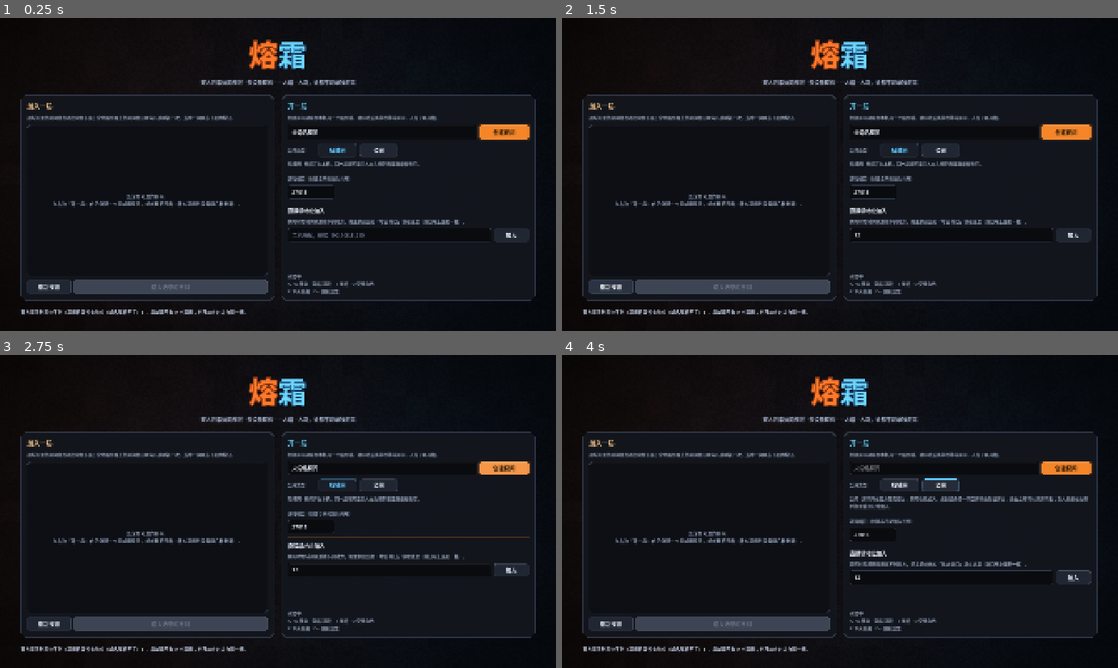
Above: before the commit, frames 1-4 (two rows, left to right).
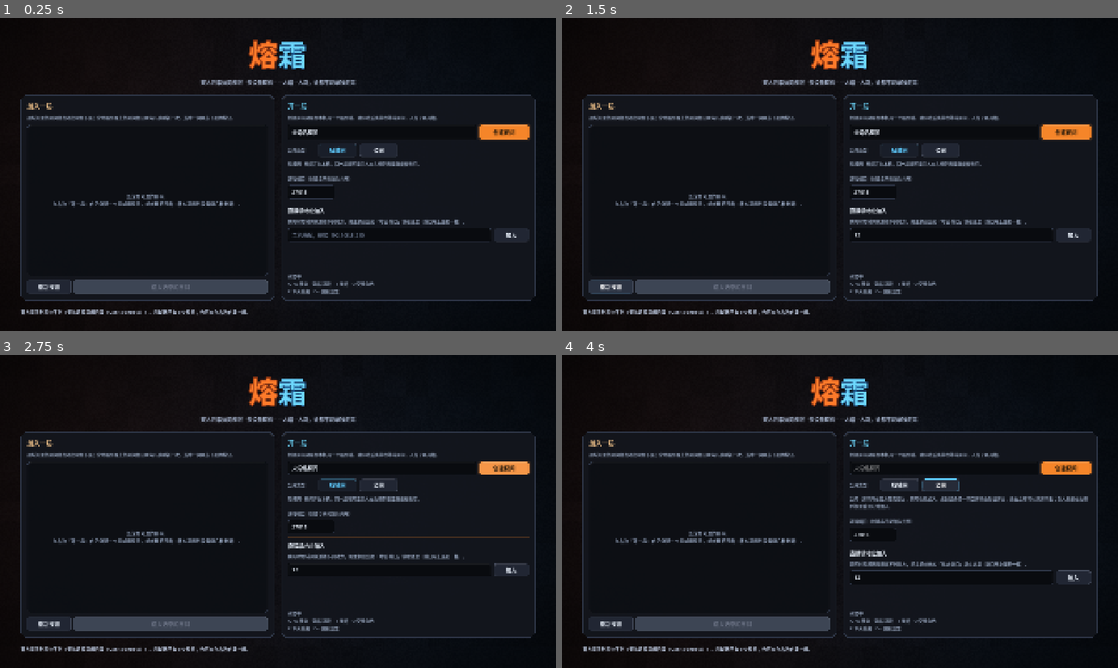
Above: after the commit, the same moments.

Repository: TCOTC/Moltenfrost
Game: Godot game, scene res://scenes/main.tscn
The game is run twice, just before and just after one commit, with the same random seed, the same clock (stepped at 60 frames per second) and the same inputs.
Inputs (mouse positions are in pixels of both pictures, inside the frame that each line leads up to):
- Up to frame 1 (0.25 s): no input
- Up to frame 2 (1.5 s): click (951, 233) at 0.52 s; type "12" at 0.6 s; click "重新探测" at 1.25 s
- Up to frame 3 (2.75 s): click "创建房间" at 2 s
- Up to frame 4 (4 s): click "局域网" at 2.75 s; click "公网" at 3.5 s

The runs differ from the first frame. In frame 1, 0.3% of the frame differs, in the area x 12-45%, y 93-95%; in frame 2, 0.3%; in frame 3, 0.3%; in frame 4, 0.3%.

Commit message:
改客户端拉目录的地址为 IP：腾讯云会拦截发往未备案域名的 HTTP
真机上又查到一层：**同一个 URL 只换主机名，结果完全不同**（实测 2026-09-30）：

  GET  http://<域名>:27017/rooms      → 302 到
                                        https://dnspod.qcloud.com/static/webblock.html?d=<域名>:27017
  GET  http://106.52.118.93:27017/rooms → 200，正常 JSON
  POST http://<域名>:27017/rooms/claim  → 200（这一次没被拦，但不能指望它）

那个 302 的落点是一页 16780 字节的 HTML，而 Godot 的 HTTPRequest 会跟着重定向，
于是拿 HTML 去 JSON.parse_string，**列表永远拉不到**。日志里是
「房间目录返回的内容看不懂（16780 字节：<!DOCTYPE html>…）」。

这条特别难查：服务活着、安全组也开着、curl 从服务器本机查 127.0.0.1 完全正常，
只有"从公网经域名发 HTTP"被拦——而现象（列表拉不到）与"目录挂了"长得一样。
缺的那一步是"换一个变量再试"。

改动：

- config/product.cfg 与 product_config.gd 的默认值都改成 EIP，并把这条实测写进注释。
  **HTTP 用 IP、UDP 用域名**（服务端的 --advertise 不变）：UDP 不是 HTTP，
  不受这条拦截影响，实测连得上、RTT 21 ms，而域名在换机器时更稳。
  official_host 只用于 official_directory_url()，房间地址来自目录列表，因此这个改动
  不碰任何 UDP 路径。
- check-server.mjs：目录 HTTP 的地址改为**从 config/product.cfg 读**
  （与客户端同一个来源，加 --directory-host 可覆盖），连房间仍用 --advertise。
  把两个地址分别打出来，免得下次又混。
- 诊断信息带上响应体的字节数与开头一段：「房间目录返回的内容看不懂（16780 字节：…）」
  ——只写"看不懂"的话，现场还得加日志再跑一遍才知道收到的是什么。
- 文档与笔记记下这条（README、docs/服务端部署.md 新增 7.1、memory/repo/server.md）。

顺带修掉的两个测试问题（都在新增的驱动里，不是产品代码）：
- 把"收到了响应"与"列表非空"分开：空列表是合法响应，混为一谈会让那一步白等到超时。
- 对着真服务器跑时不给 --expect-port（池里哪一间空着是算出来的），只断言拿到了端口。

Diff:
--- a/config/product.cfg
+++ b/config/product.cfg
@@ -17,11 +17,25 @@
 [network]
 
 ; 初始界面里「官方服务器」那一栏指向的房间目录。
-; 填域名而不是 IP：云服务器的公网地址会变（"关机不收费"会释放公网 IP），
-; 而域名不变。用域名之后换机器只需改 Cloudflare 的 A 记录。
-; 同一个域名同时是房间的地址：房间就开在这台机器上。
-; 因此这里只有域名与目录的端口，**房间的端口来自目录的列表**。
-official_host="moltenfrost-server.mytemos.com"
+;
+; **这里填 IP，不是域名**，而且这是一个实测出来的结论，不是偏好：
+; 腾讯云会拦截**发往未备案域名的 HTTP 请求**，返回一个 302 指向
+;   https://dnspod.qcloud.com/static/webblock.html?d=<域名>:<端口>
+; 而 Godot 的 HTTPRequest 会跟着这个重定向，于是拿到一页 1.6 万字节的 HTML，
+; 列表解析失败（日志里是「房间目录返回的内容看不懂（16780 字节：<!DOCTYPE html>…）」）。
+; 同一个 URL 换成 IP 就 200，返回正常 JSON。实测对比（2026-09-30）：
+;
+;   GET  http://<域名>:27017/rooms   → 302 到 DNSPod 封禁页（列表永远拉不到）
+;   GET  http://<IP>:27017/rooms     → 200 JSON
+;   POST http://<域名>:27017/rooms/claim → 200（这一次没被拦，但不能指望它）
+;
+; **域名只用于 UDP**（房间地址，见服务端 `--advertise`）：UDP 不是 HTTP，
+; 不受这条拦截影响，实测连得上且 RTT 20 ms。因此两处刻意不同：
+;   目录（HTTP）→ 本文件这里，用 IP
+;   房间（UDP）  → 服务端的 --advertise，用域名（换机器只改 A 记录，比 IP 稳）
+;
+; 用的是弹性公网 IP（EIP），所以这个地址不会因为"关机不收费"而变。
+official_host="106.52.118.93"
 
 ; 房间目录的端口（HTTP，TCP）。改这里要同步改服务端启动参数与安全组规则。
 ; 它不是游戏端口：玩家看到的房间地址是目录里每一项自己的 host:port。
--- a/scripts/net/directory_client.gd
+++ b/scripts/net/directory_client.gd
@@ -186,14 +186,21 @@
 		"fetch":
 			var parsed = JSON.parse_string(text)
 			if not (parsed is Dictionary) or not ((parsed as Dictionary).get("rooms") is Array):
-				_finish("房间目录返回的内容看不懂")
+				# 把收到的字节数与开头一段带上：这一句在现场只说明"看不懂"，
+				# 而"看不懂"的原因可能是空正文、HTML 错误页、被截断的一段——
+				# 不带内容就只能靠加日志再跑一遍。
+				_finish("房间目录返回的内容看不懂（%d 字节：%s）" % [
+					body.size(), text.substr(0, 120),
+				])
 				return
 			_finish("")
 			rooms_fetched.emit((parsed as Dictionary)["rooms"] as Array)
 		"claim":
 			var claimed = JSON.parse_string(text)
 			if not (claimed is Dictionary):
-				_finish("房间目录返回的内容看不懂")
+				_finish("房间目录返回的内容看不懂（%d 字节：%s）" % [
+					body.size(), text.substr(0, 120),
+				])
 				return
 			# `waiting` 是成功的一次往返（HTTP 200），只是目录现在没有空房。
 			# 因此这里不走 _finish 的报错分支，否则日志里会多出一行不存在的错误。
--- a/scripts/product_config.gd
+++ b/scripts/product_config.gd
@@ -21,7 +21,11 @@
 
 ## 兜底值。与 config/product.cfg 中的取值保持一致；
 ## 不一致时以配置文件为准。改这里只是为了"文件丢了也能用"。
-const DEFAULT_OFFICIAL_HOST := "moltenfrost-server.mytemos.com"
+##
+## **这里是 IP 而不是域名**，理由见 config/product.cfg 的注释：腾讯云拦截发往
+## 未备案域名的 HTTP 请求（302 到 DNSPod 的封禁页），而目录走的是 HTTP。
+## 域名仍然用于 UDP（房间地址，由服务端的 --advertise 给出）。
+const DEFAULT_OFFICIAL_HOST := "106.52.118.93"
 ## 官方房间目录的端口（HTTP，TCP）。
 ## 路线 A 之后不再有"那一个官方房间"：房间是目录里的一列，各自带自己的 host:port，
 ## 因此这里只需要目录的端口（见 docs/公网房间方案.md）。
--- a/tests/directory_client_test.gd
+++ b/tests/directory_client_test.gd
@@ -13,6 +13,10 @@
 ##   godot --headless --path . --script tests/directory_client_test.gd -- \
 ##         --base http://127.0.0.1:27123 --expect-port 40231
 ##
+## **也可以直接对着真服务器跑**（那时不给 `--expect-port`，因为池里哪一间空着是算出来的）：
+##   godot --headless --path . --script tests/directory_client_test.gd -- \
+##         --base http://moltenfrost-server.mytemos.com:27017
+##
 ## 退出码 0 表示全部通过。
 
 const DirectoryClientScript := preload("res://scripts/net/directory_client.gd")
@@ -33,6 +37,10 @@
 
 var _claims: Array = []
 var _listed: Array = []
+## 探针**收到了响应**（哪怕是个空列表）。不能拿 `_listed.is_empty()` 当"收到了"：
+## 空列表是一个完全合法的响应（目录里现在真没人公开房间），把两者混为一谈
+## 会让这一步白等到超时——而且看起来像功能坏了。
+var _listed_any := false
 var _claim_port := 0
 var _stage := 0
 var _stage_elapsed := 0.0
@@ -80,8 +88,8 @@
 # ---------------------------------------------------------------- 步骤
 
 func _setup() -> void:
-	if _base.is_empty() or _expect_port <= 0:
-		_fail("没有拿到 --base / --expect-port，检查 tools/directory-client-check.mjs 的调用")
+	if _base.is_empty():
+		_fail("没有拿到 --base，检查调用方式（见文件头）")
 		_finish()
 		return
 	_client = DirectoryClientScript.new()
@@ -100,7 +108,11 @@
 	var result: Dictionary = _claims[0]
 	_ok(bool(result.get("ok", false)), "列表请求在飞时发起的认领也拿到了房间（实际 %s）" % result)
 	_claim_port = int(result.get("port", 0))
-	_ok(_claim_port == _expect_port, "拿到的应当是目录里那一间（期望 %d，实际 %d）" % [_expect_port, _claim_port])
+	if _expect_port > 0:
+		_ok(_claim_port == _expect_port, "拿到的应当是目录里那一间（期望 %d，实际 %d）" % [_expect_port, _claim_port])
+	else:
+		# 对着真服务器跑时不知道哪一间空着（池里那几间是算出来的），只查"拿到了一个端口"。
+		_ok(_claim_port > 0, "认领应当给出一个端口（实际 %d）" % _claim_port)
 	_next_stage()
 
 
@@ -113,7 +125,7 @@
 
 
 func _wait_list() -> void:
-	if _listed.is_empty():
+	if not _listed_any:
 		return
 	var ports: Array = []
 	for item in _listed:
@@ -149,6 +161,8 @@
 
 func _on_rooms_fetched(rooms: Array) -> void:
 	_listed = rooms
+	_listed_any = true
+	print("[drive] 列表到手：%d 项 %s" % [rooms.size(), rooms])
 
 
 # ---------------------------------------------------------------- 断言与收尾
Not shown, changed: AGENTS.md
Not shown, changed: README.md
Not shown, changed: docs/服务端部署.md
Not shown, changed: tools/check-server.mjs
